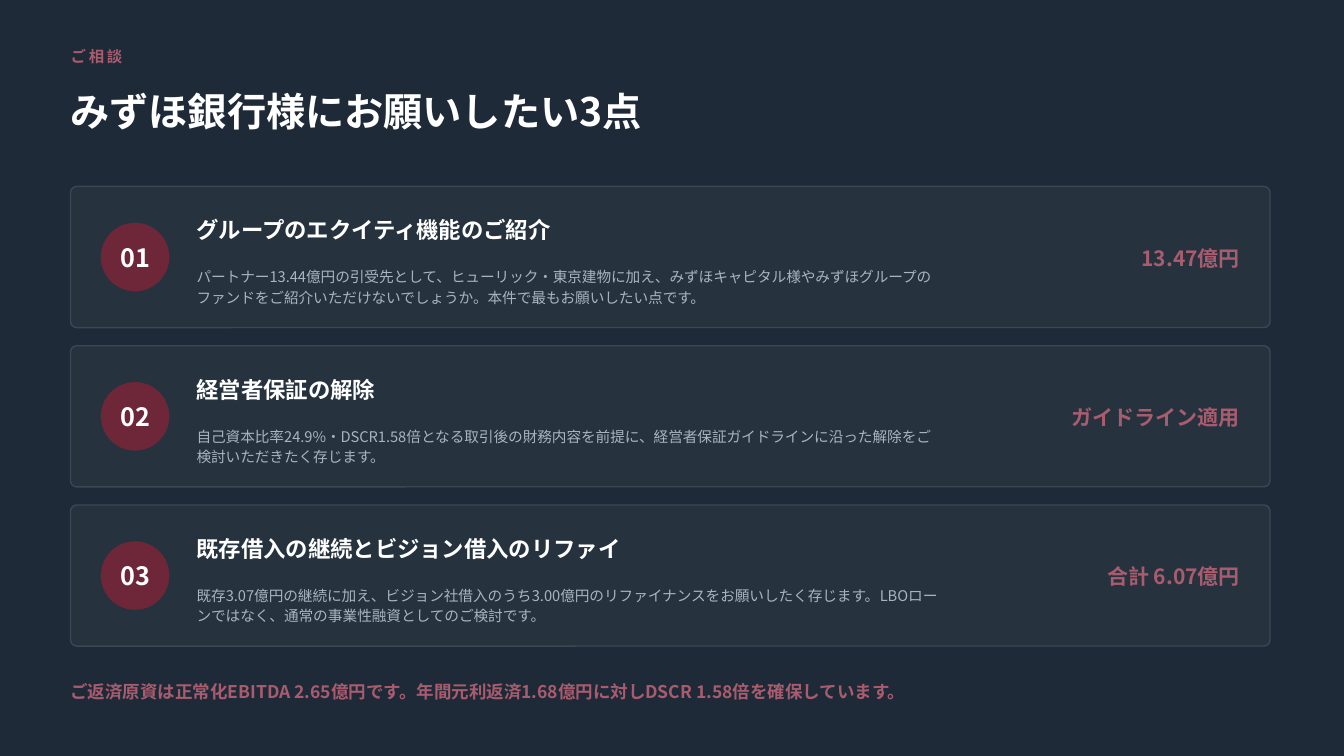
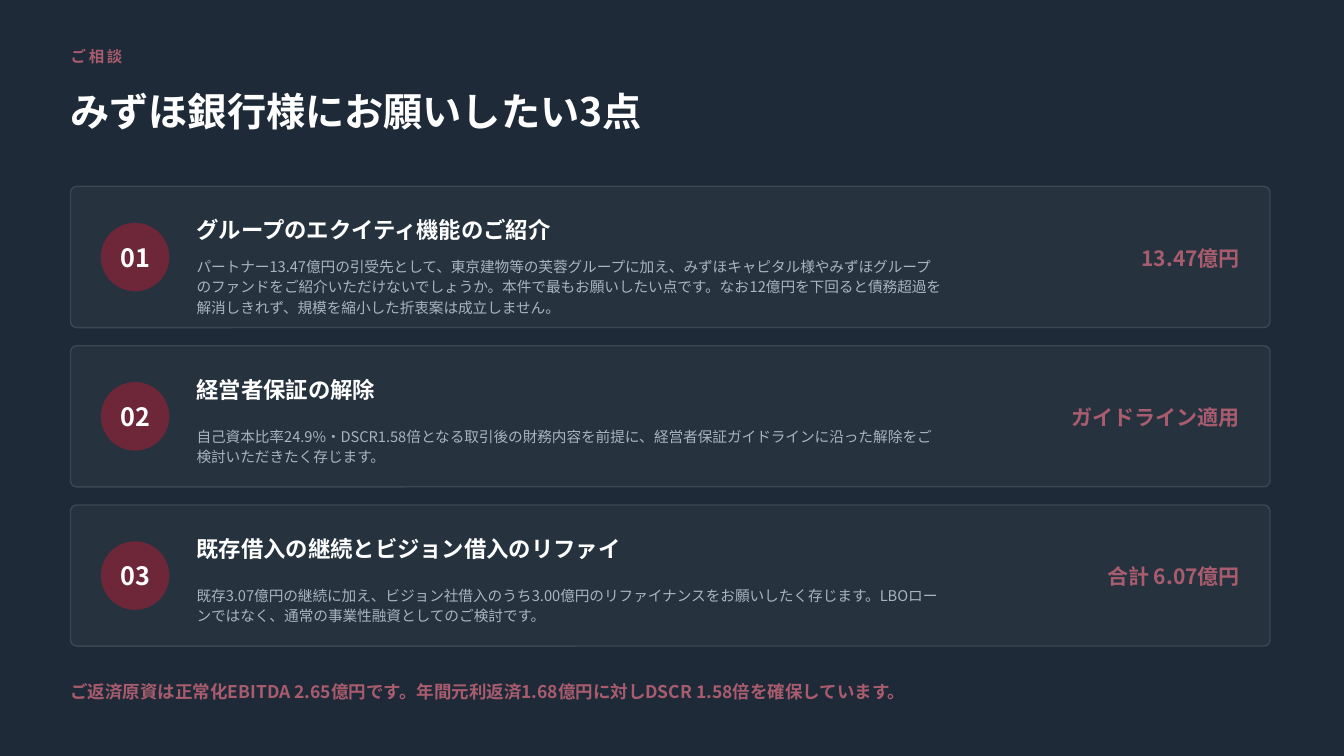
Before and after one commit to nakano-winebank/wine-auction, a slide deck: slide 9 of adval-mbo/あどばるMBO_ご提案_20260924.pptx. Drawn at 1344x756 pixels with LibreOffice and Linux fonts; fonts in the diff are those of the drawing. Boxes give left, top, right and bottom in pixels: in the first picture for what was removed or moved away, otherwise in the second. Text is boxed around its words. In the diff, an @@ line names an element or a change of style, - is before the commit and + after.

```diff
--- a/adval-mbo/あどばるMBO_ご提案_20260924.pptx
+++ b/adval-mbo/あどばるMBO_ご提案_20260924.pptx
@@ text at <box>197,260,942,314</box>: text changed @@
-パートナー13.44億円の引受先として、ヒューリック・東京建物に加え、みずほキャピタル様やみずほグループのファンドをご紹介いただけないでしょうか。本件で最もお願いしたい点です。
+パートナー13.47億円の引受先として、東京建物等の芙蓉グループに加え、みずほキャピタル様やみずほグループのファンドをご紹介いただけないでしょうか。本件で最もお願いしたい点です。なお12億円を下回ると債務超過を解消しきれず、規模を縮小した折衷案は成立しません。
```
Also in this commit, not shown: 4 other slides changed, 5 other files.
